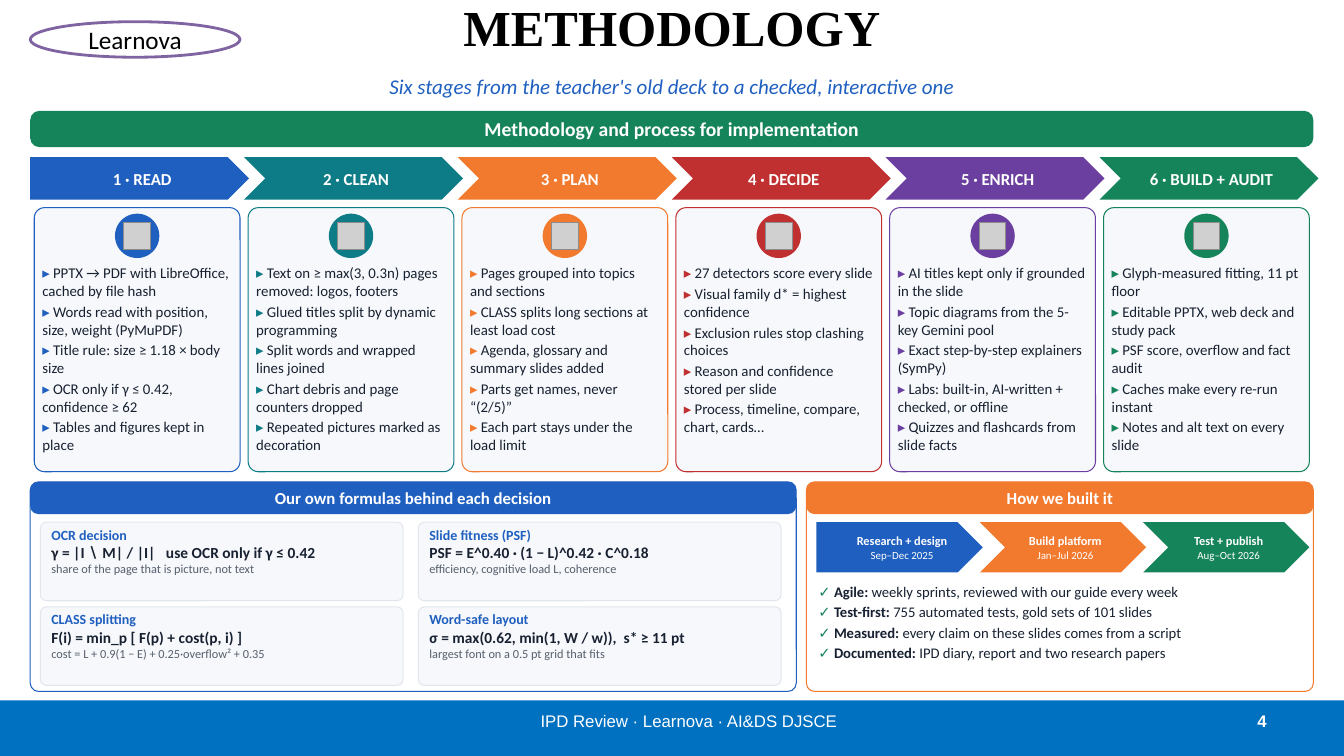
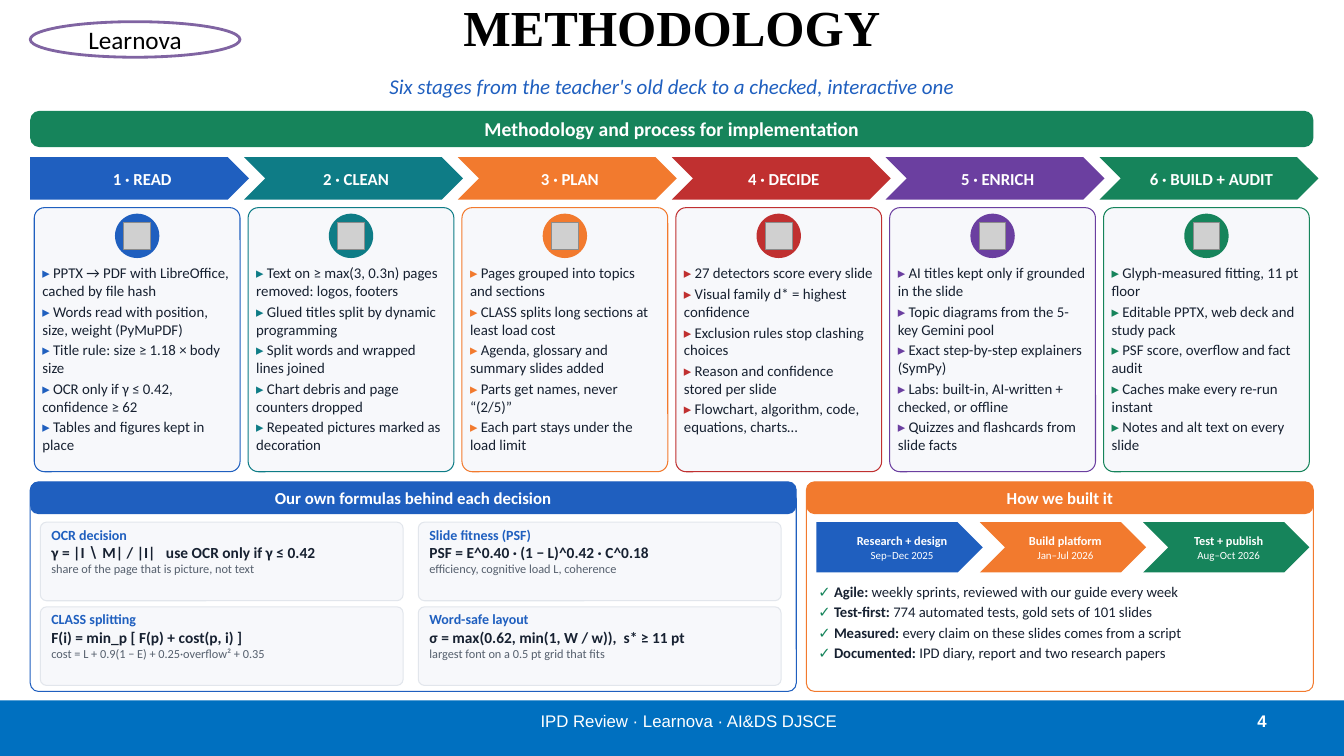
Before and after one commit to SDP42/LearnovaV2, a slide deck: slide 4 of docs/review/Learnova_SIH_Review.pptx. Drawn at 1344x756 pixels with LibreOffice and Linux fonts; fonts in the diff are those of the drawing; grey boxes stand for pictures. Boxes give left, top, right and bottom in pixels: in the first picture for what was removed or moved away, otherwise in the second. Text is boxed around its words. In the diff, an @@ line names an element or a change of style, - is before the commit and + after.

```diff
--- a/docs/review/Learnova_SIH_Review.pptx
+++ b/docs/review/Learnova_SIH_Review.pptx
@@ text at (684,403,859,435): text changed @@
-▸ Process, timeline, compare, chart, cards…
+▸ Flowchart, algorithm, code, equations, charts…
@@ text at (834,606,1152,620): text changed @@
-✓ Test-first: 755 automated tests, gold sets of 101 slides
+✓ Test-first: 774 automated tests, gold sets of 101 slides
```
Also in this commit, not shown: 6 other slides changed, 19 other files.
